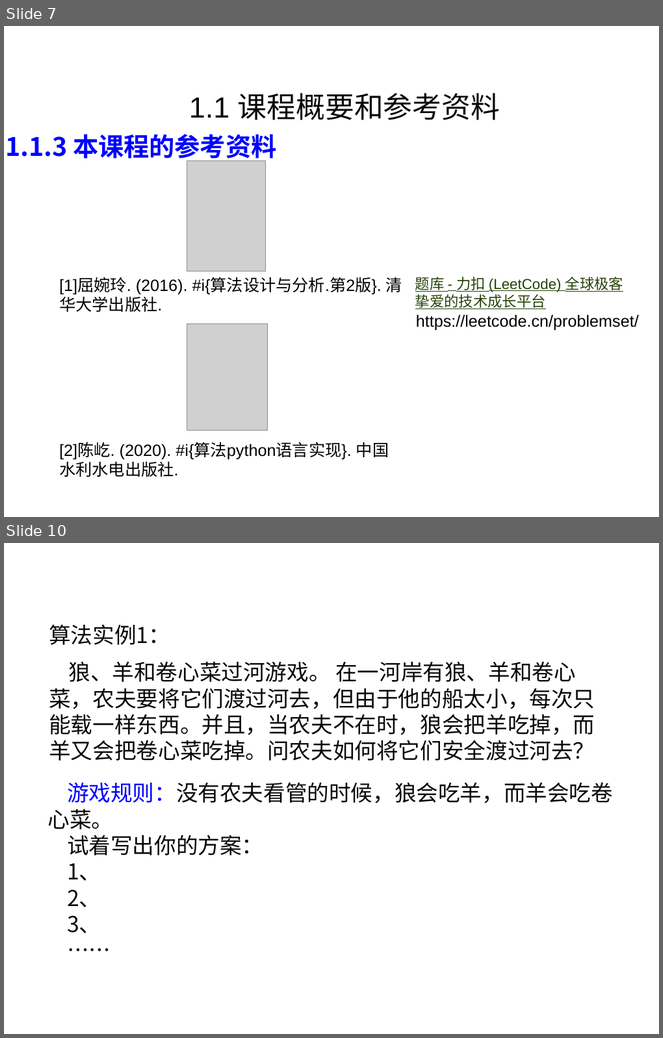
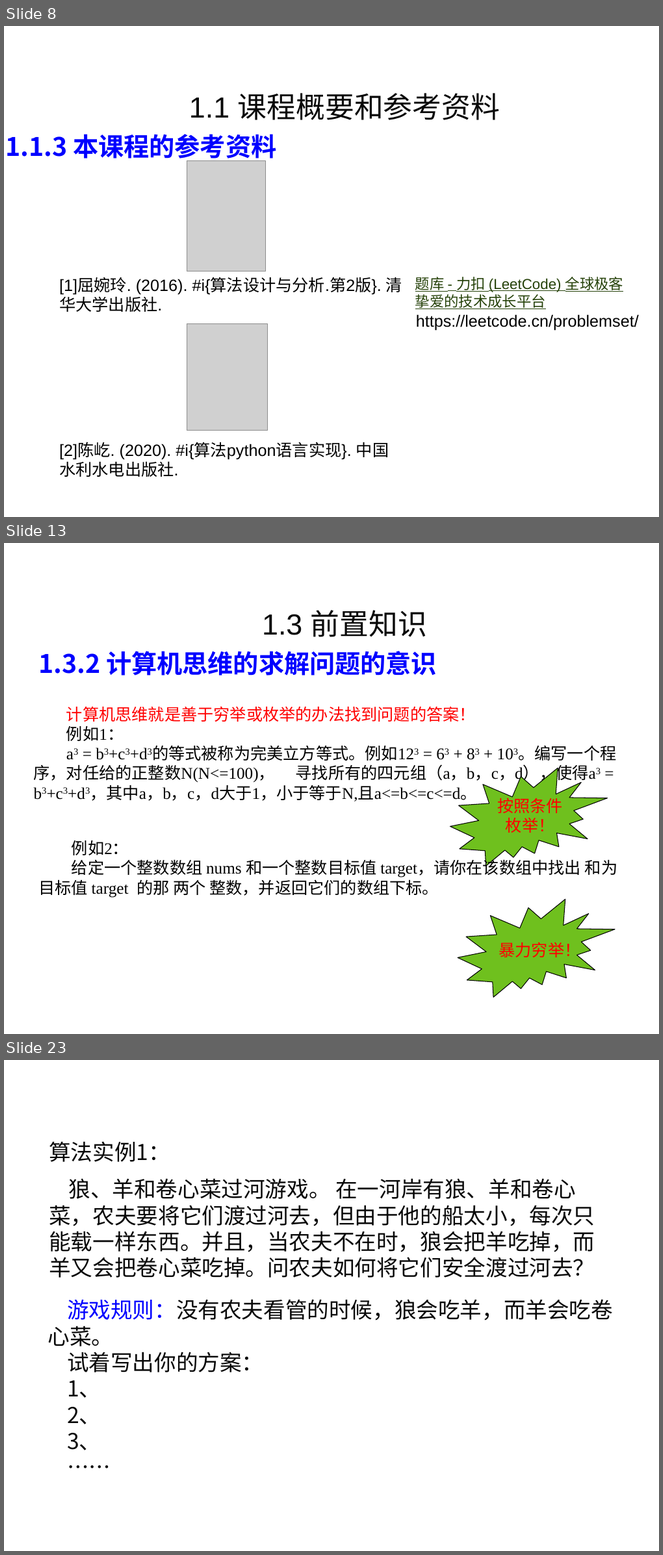
Before and after one commit to liutongling/DP, a slide deck: file/第1章 概论.pptx. Shown one above the other, each under a label of ours: slides 7 and 10 before the commit, slides 8, 13 and 23 after it; the slides between them are not shown. The pictures are 663x1038 and 663x1555 pixels, drawn with LibreOffice and Linux fonts; fonts in the diff are those of the drawing; grey boxes stand for pictures; background and template pictures are left out. Boxes give left, top, right and bottom in pixels: in the first picture for what was removed or moved away, otherwise in the second. Text is boxed around its words. In the diff, an @@ line names an element or a change of style, - is before the commit and + after.

```diff
--- a/file/第1章 概论.pptx
+++ b/file/第1章 概论.pptx
@@ slide 13 added at <box>4,543,659,1034</box>, background #FFFFFF @@
@@ text added at <box>262,610,427,637</box>, 32 pt, text #080808 @@
+1.3 前置知识
@@ text added at <box>39,651,437,676</box>, 28 pt, text #0000FF, bold @@
+1.3.2 计算机思维的求解问题的意识
@@ text added at <box>34,706,616,802</box>, 18 pt, text #000000 @@
+计算机思维就是善于穷举或枚举的办法找到问题的答案！
+例如1：
+a3 = b3+c3+d3的等式被称为完美立方等式。例如123 = 63 + 83 + 103。编写一个程序，对任给的正整数N(N<=100)， 寻找所有的四元组（a，b，c，d），使得a3 = b3+c3+d3，其中a，b，c，d大于1，小于等于N,且a<=b<=c<=d。
@@ irregular seal added at <box>450,769,607,867</box>, fill #6FC01E, outline #000000 0.75 pt @@
@@ text added at <box>497,795,563,833</box>, 18 pt, text #FF0000 @@
+按照条件枚举！
@@ text added at <box>38,841,618,898</box>, 18 pt, text #000000 @@
+例如2：
+给定一个整数数组 nums 和一个整数目标值 target，请你在该数组中找出 和为目标值 target 的那 两个 整数，并返回它们的数组下标。
@@ irregular seal added at <box>458,899,614,998</box>, fill #6FC01E, outline #000000 0.75 pt @@
@@ text added at <box>499,942,581,959</box>, 18 pt, text #FF0000 @@
+暴力穷举！
@@ what was slide 7 is now slide 8 @@
@@ what was slide 10 is now slide 23 @@
```
Also in this commit, not shown: 6 slides changed, 12 other slides added.
